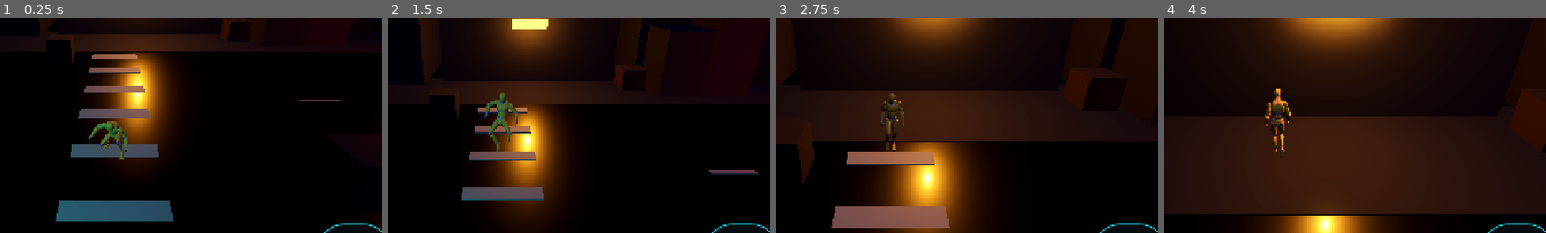
Above: before the commit, frames 1-4 (left to right).
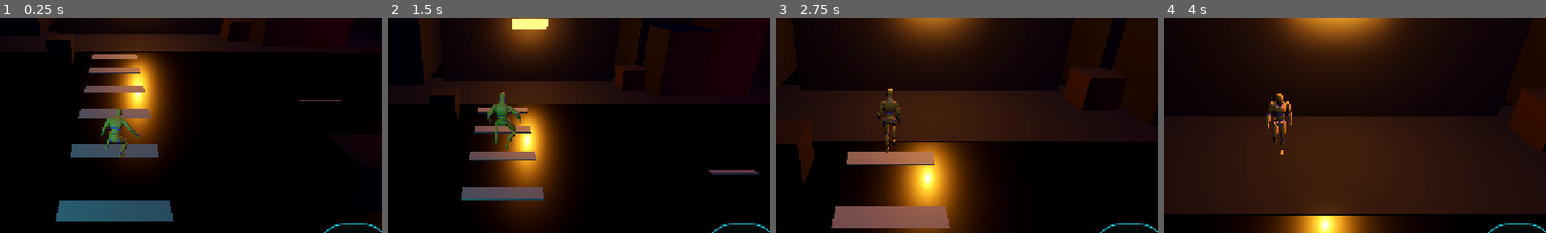
Above: after the commit, the same moments.

Repository: jamesrudh-arch/Barehands
Game: Godot game, scene res://tests/smoke.tscn
The game is run twice, just before and just after one commit, with the same random seed, the same clock (stepped at 60 frames per second) and the same inputs. This scene is started directly instead of the project's main scene.
Inputs (mouse positions are % of the whole screen's width and height, from its top left):
- Up to frame 1 (0.25 s): no input
- Up to frame 2 (1.5 s): click "JUMP" at 0.5 s; tap Enter (ui_accept) at 1.25 s; move the mouse to (72, 45) at 1.27 s; hold Right (ui_right) from 1.28 s (still down); hold Shift from 1.28 s (still down); click (72, 45) at 1.42 s
- Up to frame 3 (2.75 s): tap Enter (ui_accept) at 1.52 s; release Right (ui_right) at 2 s; release Shift at 2 s; drag from (30, 55) to (45, 70) at 2.02 s
- Up to frame 4 (4 s): move the mouse to (60, 28) at 2.77 s; hold Right (ui_right) 2.78-3.5 s; hold Shift 2.78-3.5 s; drag from (45, 70) to (20, 35) at 3.52 s
The pictures show only the part of the screen within x 35-85%, y 31-81%; the shares and areas given below are measured in that part.

The runs differ from the first frame. In frame 1, 1.0% of the frame differs, in the area x 23-37%, y 42-66%; in frame 2, 0.9%; in frame 3, 0.6%; in frame 4, 0.8%.

Commit message:
Fix A: mannequin faced 180 degrees from its travel direction
The pack's rig has hand_l at +X (model faces +Z in its rest pose), which is
backwards for the -Z movement convention. Rotated the Mannequin node PI
around Y in player.tscn - movement code untouched. Walk, sprint and jump all
play on the same node so they rotate together.

Verified headless via hand bones against the movement vector: running north
the left hand is west / right hand east, sprinting south they flip, and the
climb pose faces the wall. Smoke: 20/20 green.

Diff:
--- a/bare-hands/scenes/player.tscn
+++ b/bare-hands/scenes/player.tscn
@@ -18,4 +18,5 @@
 [node name="Body" type="Node3D" parent="."]
 
 [node name="Mannequin" parent="Body" instance=ExtResource("2_mannequin")]
+rotation = Vector3(0, 3.141593, 0)
 scale = Vector3(0.93, 0.93, 0.93)
--- a/bare-hands/tests/smoke.gd
+++ b/bare-hands/tests/smoke.gd
@@ -1,13 +1,17 @@
 extends Node
-## Headless smoke test for Batch 2 — not part of the game.
+## Headless smoke test for movement — not part of the game.
 ## Run from the project folder:  godot --headless res://tests/smoke.tscn
-## Checks: mannequin size, analog run speeds, sprint, model turn-to-face,
-## jump, code-faked ledge climb, camera follow + wall pull-in, anim states.
+## Checks: mannequin size, model faces its travel direction (hand bones vs
+## movement), analog run speeds, sprint, jump, ledge climb, camera follow +
+## wall pull-in, anim states. Combat has its own tests/smoke_combat.tscn.
 
 var _main: Node3D
 var _player: CharacterBody3D
 var _camera: Camera3D
 var _anim: AnimationPlayer
+var _skel: Skeleton3D
+var _hand_l := -1
+var _hand_r := -1
 var _fails := 0
 var _phase := 0
 var _pf := 0  # frame inside the current phase
@@ -20,6 +24,10 @@
 var _saw_climb := false
 var _yaw_end := 0.0
 var _climb_try := -1
+var _l_sum := 0.0  # hand bone X samples, for facing checks
+var _r_sum := 0.0
+var _face_n := 0
+var _climb_face_ok := false
 const CLIMB_START := Vector3(9.0, 0.02, -4.8)
 const JUMP_AT := [8, 12, 16, 20]
 
@@ -30,6 +38,19 @@
 	_player = _main.get_node("Player") as CharacterBody3D
 	_camera = _main.get_node("Camera") as Camera3D
 	_anim = _player.get_node("Body/Mannequin/AnimationPlayer")
+	_skel = _player.get_node("Body/Mannequin/Armature/Skeleton3D") as Skeleton3D
+	_hand_l = _skel.find_bone("hand_l")
+	_hand_r = _skel.find_bone("hand_r")
+
+
+func _hand_x(idx: int) -> float:
+	return (_skel.global_transform * _skel.get_bone_global_pose(idx)).origin.x
+
+
+func _sample_hands() -> void:
+	_l_sum += _hand_x(_hand_l)
+	_r_sum += _hand_x(_hand_r)
+	_face_n += 1
 
 
 func _flat_speed() -> float:
@@ -84,11 +105,20 @@
 	_max_speed = maxf(_max_speed, _flat_speed())
 	if _pf == 1:
 		_camera.global_position = _player.global_position + Vector3(0, 3, 6.5)
+	if _pf > 70:
+		_sample_hands()
 	if _pf >= 90:
 		InputBus.move = Vector2.ZERO
 		_check(_max_speed >= 5.0, "full push reaches run speed (max %.1f)" % _max_speed)
 		_check(_player.global_position.z < -2.0, "travelled north")
 		_check(_camera.global_position.distance_to(_player.global_position) < 9.5, "camera follows while running")
+		var l := _l_sum / _face_n
+		var r := _r_sum / _face_n
+		_check(l < _player.global_position.x and r > _player.global_position.x,
+				"model faces travel (north): left hand west, right hand east (%.2f / %.2f)" % [l, r])
+		_l_sum = 0.0
+		_r_sum = 0.0
+		_face_n = 0
 		_next()
 
 
@@ -110,12 +140,21 @@
 		InputBus.move = Vector2(0, 1)
 		InputBus.sprint = true
 		_max_speed = maxf(_max_speed, _flat_speed())
+		if _pf > 60:
+			_sample_hands()
 	else:
 		InputBus.move = Vector2.ZERO
 		InputBus.sprint = false
 		if _pf == 90:
 			_check(_max_speed >= 6.2, "sprint button tops run speed (max %.1f)" % _max_speed)
 			_check(_anim.current_animation == "Sprint", "sprint clip at full sprint (got %s)" % _anim.current_animation)
+			var l := _l_sum / maxf(_face_n, 1.0)
+			var r := _r_sum / maxf(_face_n, 1.0)
+			_check(l > _player.global_position.x and r < _player.global_position.x,
+					"model faces travel (south): left hand east, right hand west (%.2f / %.2f)" % [l, r])
+			_l_sum = 0.0
+			_r_sum = 0.0
+			_face_n = 0
 		if _pf >= 150:
 			_yaw_end = _player.get_node("Body").rotation.y
 			var d := absf(wrapf(_yaw_end - PI, -PI, PI))
@@ -155,14 +194,21 @@
 	InputBus.move = Vector2(0, -1)
 	if _pf == JUMP_AT[_climb_try]:
 		InputBus.queue_jump()
-	if _player.state == 2:  # CLIMB
+	if _player.state == 2:  # CLIMB — the body faces into the wall
+		_sample_hands()
 		_saw_climb = true
 	if _saw_climb and _player.is_on_floor() and _player.state == 0:
 		InputBus.move = Vector2.ZERO
 		_check(_player.global_position.y > 3.0, "pulled up onto the 3.4 m annex roof (%.2f)" % _player.global_position.y)
+		var l := _l_sum / maxf(_face_n, 1.0)
+		var r := _r_sum / maxf(_face_n, 1.0)
+		_check(l < r, "climb pose faces the wall (left hand west of right, %.2f < %.2f)" % [l, r])
 		_next()
 	elif _pf > 140:
 		InputBus.move = Vector2.ZERO  # retry with a later jump
+		_l_sum = 0.0
+		_r_sum = 0.0
+		_face_n = 0
 		_pf = 0
 
 
